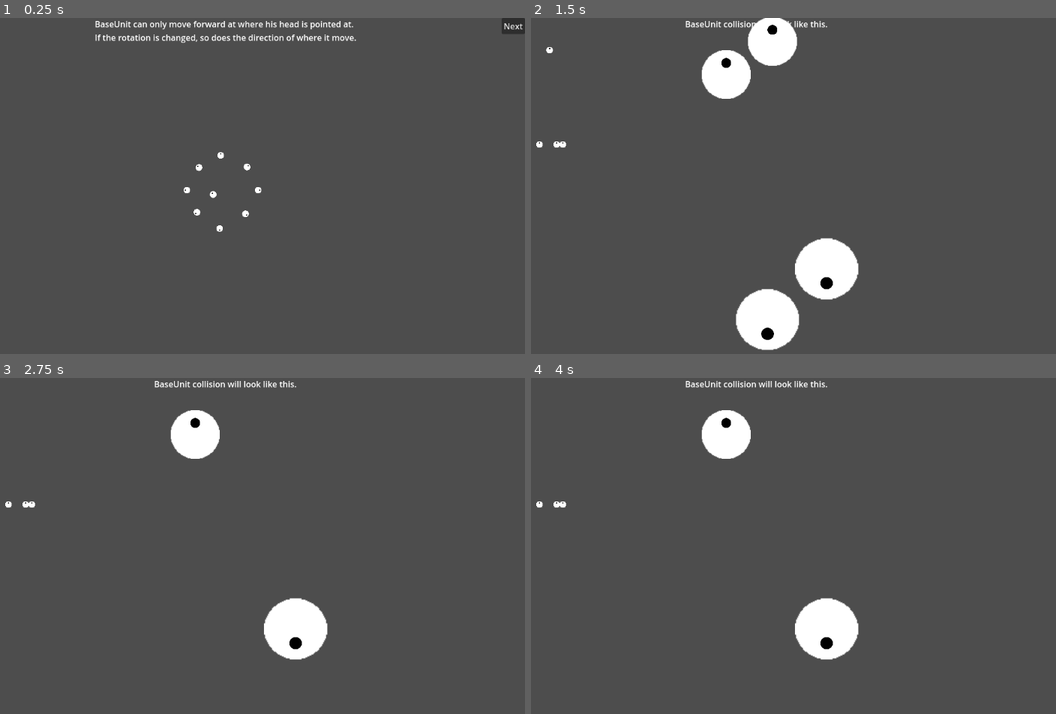
Above: before the commit, frames 1-4 (two rows, left to right).
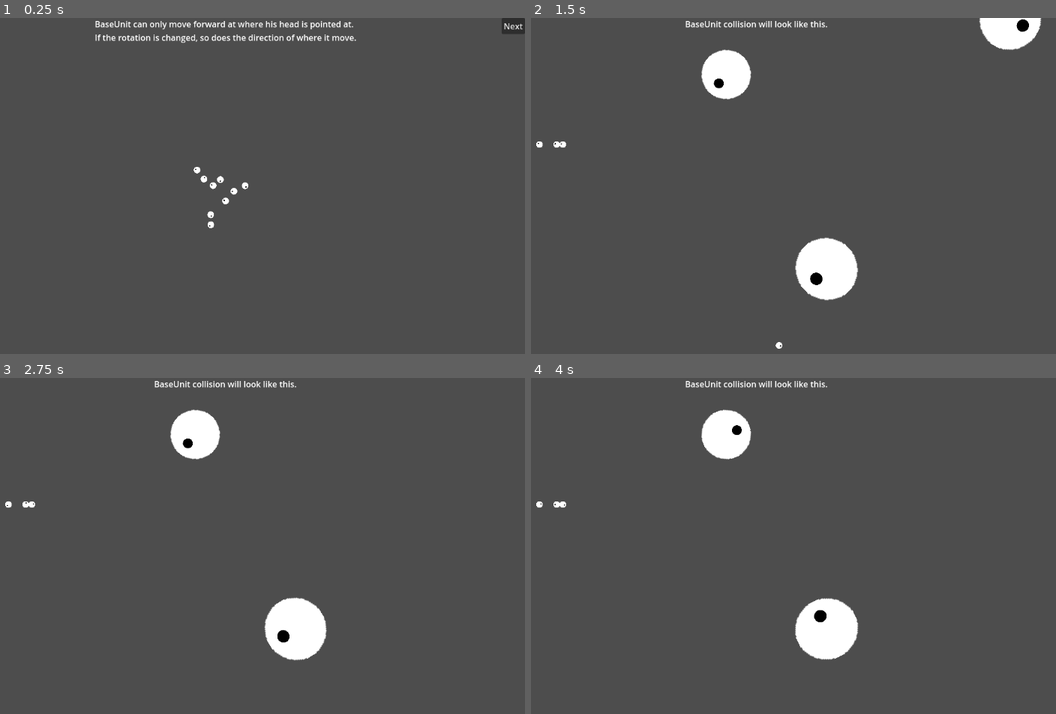
Above: after the commit, the same moments.

Repository: rahmatnazali/colonite
Game: Godot game, scene res://debug/base_unit_2_movement.tscn
Two runs of this game, one before a commit and one after it. Both use one fixed random seed, a clock stepped at 60 frames per second and the inputs below. This scene is started directly instead of the project's main scene.
Inputs:
- Up to frame 1 (0.25 s): no input
- Up to frame 2 (1.5 s): click "Next" at 0.5 s
- Up to frame 3 (2.75 s): no input
- Up to frame 4 (4 s): tap Enter at 2.75 s

The runs differ from the first frame. In frame 1, 0.4% of the frame differs, in the area x 35-50%, y 39-64%; in frame 2, 4.1%, in the area x 1-98%, y 0-99%; in frame 3, 0.4%; in frame 4, 0.4%.

Commit message:
Add StateMachine and WanderState to base_unit.tscn

Diff:
--- a/components/unit/base_unit.tscn
+++ b/components/unit/base_unit.tscn
@@ -1,8 +1,10 @@
-[gd_scene load_steps=5 format=3 uid="uid://cng8yewksr3xk"]
+[gd_scene load_steps=7 format=3 uid="uid://cng8yewksr3xk"]
 
 [ext_resource type="Script" path="res://components/unit/base_unit.gd" id="1_0uss8"]
 [ext_resource type="Texture2D" uid="uid://bt0jajm413vkn" path="res://assets/base_body.png" id="2_2kicu"]
 [ext_resource type="Texture2D" uid="uid://dd18e3tcx58d1" path="res://assets/base_border.png" id="3_ulfta"]
+[ext_resource type="Script" path="res://components/state_management/state_machine.gd" id="4_ghr87"]
+[ext_resource type="Script" path="res://components/unit/base_unit_state_wander.gd" id="5_mf7x1"]
 
 [sub_resource type="CircleShape2D" id="CircleShape2D_ftc2b"]
 radius = 6.0
@@ -28,3 +30,11 @@
 [node name="CollisionShape2D" type="CollisionShape2D" parent="."]
 visible = false
 shape = SubResource("CircleShape2D_ftc2b")
+
+[node name="GenericStateMachine" type="Node" parent="." node_paths=PackedStringArray("initial_state")]
+script = ExtResource("4_ghr87")
+initial_state = NodePath("BaseUnitWander")
+
+[node name="BaseUnitWander" type="Node" parent="GenericStateMachine" node_paths=PackedStringArray("character")]
+script = ExtResource("5_mf7x1")
+character = NodePath("../..")
